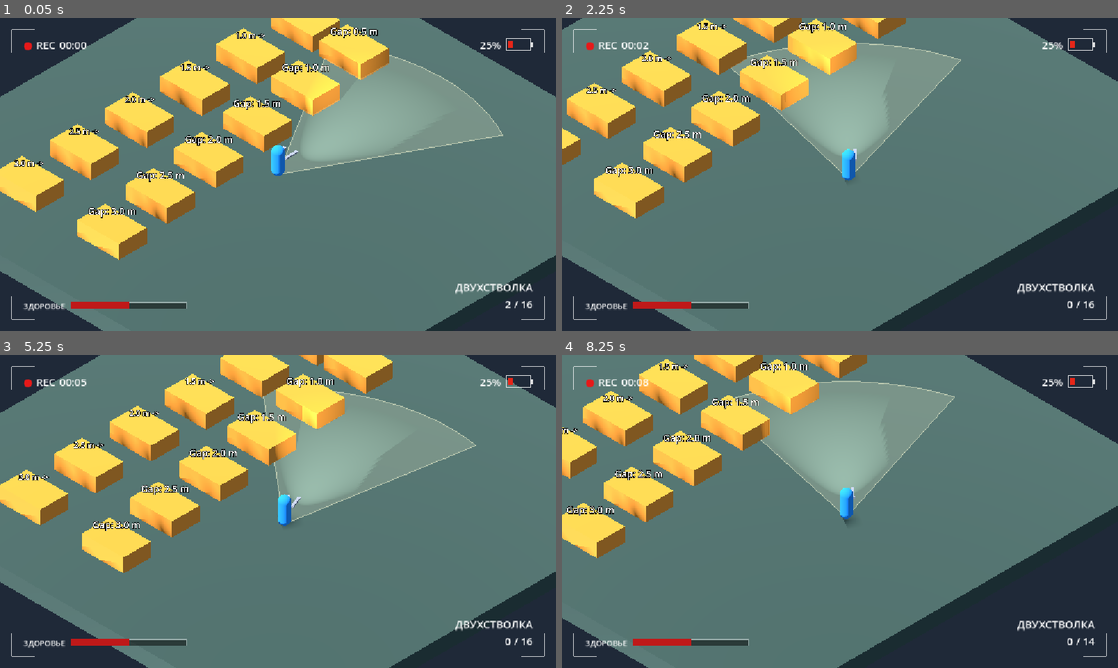
Above: before the commit, frames 1-4 (two rows, left to right).
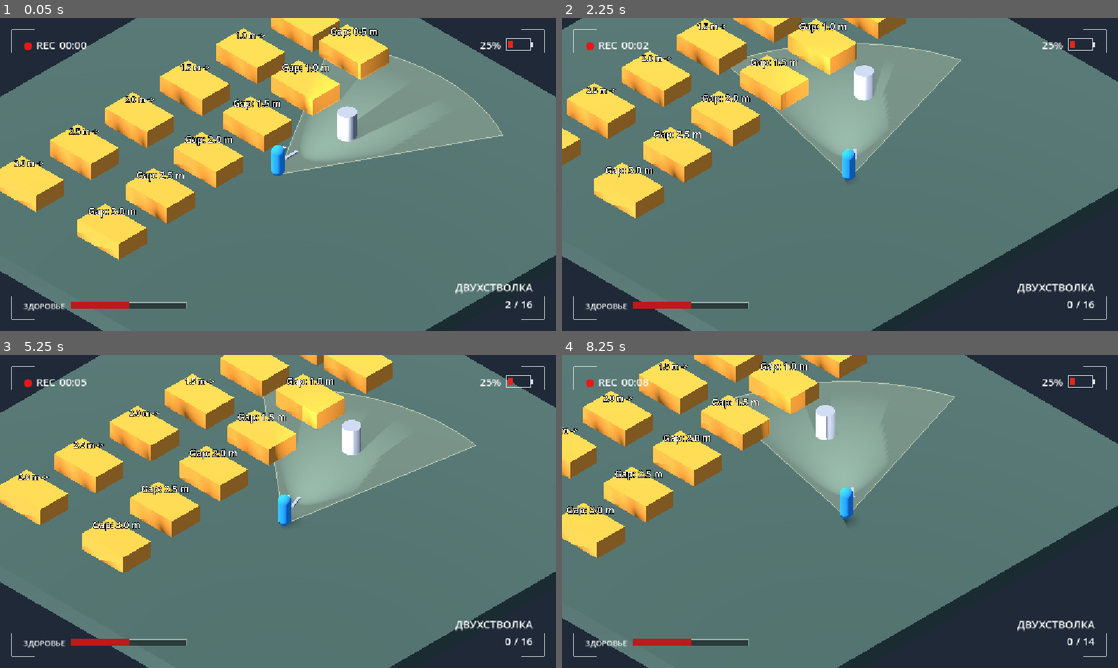
Above: after the commit, the same moments.

Repository: AnckerStudios/the-camera-game
Game: Godot game, scene res://scene/misha_v1.tscn
Two runs of this game, one before a commit and one after it. Both use one fixed random seed, a clock stepped at 60 frames per second and the inputs below.
Inputs (mouse positions are in pixels of both pictures, inside the frame that each line leads up to):
- Up to frame 1 (0.05 s): no input
- Up to frame 2 (2.25 s): move the mouse to (962, 158) at 0.52 s; hold D (move_right) 0.53-1.28 s; hold Right mouse button (alt_fire) 0.53-1.28 s; tap Space (jump) at 0.77, 1.52 s; move the mouse to (728, 190) at 1.27 s; hold S (move_backward) 1.28-2.03 s; tap Shift (dash) at 1.35 s; move the mouse to (895, 105) at 2.02 s; press the mouse at (895, 105) at 2.03 s; hold D (move_right) from 2.03 s (still down)
- Up to frame 3 (5.25 s): move the mouse to (250, 574) at 2.77 s; release D (move_right) at 2.78 s; release the mouse at (250, 574) at 2.78 s; hold W (move_forward) 2.78-3.53 s; tap Q (weapon_next) at 2.85 s; tap Space (jump) at 3.02, 3.77, 4.52 s; move the mouse to (444, 558) at 3.52 s; hold Mouse wheel up (weapon_prev) 3.53-4.28 s; hold A (move_left) 3.53-5.03 s; move the mouse to (111, 464) at 4.27 s; right-click (111, 464) at 4.35 s; move the mouse to (305, 511) at 5.02 s; hold S (move_backward) from 5.03 s (still down); tap Shift (dash) at 5.1 s
- Up to frame 4 (8.25 s): move the mouse to (756, 433) at 5.77 s; release S (move_backward) at 5.78 s; hold D (move_right) 5.78-6.53 s; click (756, 433) at 5.85 s; tap Space (jump) at 6.02, 6.77, 7.52 s; move the mouse to (962, 495) at 6.52 s; hold W (move_forward) 6.53-7.28 s; hold Q (weapon_next) 6.53-7.28 s; move the mouse to (728, 527) at 7.27 s; hold D (move_right) 7.28-8.03 s; tap Mouse wheel up (weapon_prev) at 7.35 s; move the mouse to (895, 442) at 8.02 s; hold S (move_backward) from 8.03 s (still down); hold Right mouse button (alt_fire) from 8.03 s (still down)

The runs differ from the first frame. In frame 1, 0.7% of the frame differs, in the area x 60-71%, y 28-40%; in frame 2, 0.4%; in frame 3, 0.4%; in frame 4, 0.5%.

Commit message:
вернуть, что врагов не видно вне конуса

Diff:
--- a/gamelogic/view_cone.gd
+++ b/gamelogic/view_cone.gd
@@ -10,6 +10,7 @@
 const CONE_FLOOR_OFFSET := 0.02
 
 func _ready() -> void:
+	add_to_group(&"visibility_cones")
 	add_child(_create_cone_mesh())
 	add_child(_create_cone_light())
 
@@ -64,3 +65,16 @@
 	light.light_energy = 3.0
 	light.shadow_enabled = true
 	return light
+
+
+## Проверяет дальность и угол относительно направления взгляда на плоскости земли.
+func contains_world_point(world_position: Vector3) -> bool:
+	var direction := world_position - global_position
+	direction.y = 0.0
+	if direction.length_squared() > cone_range * cone_range:
+		return false
+	if direction.is_zero_approx():
+		return true
+	var forward := -global_basis.z
+	forward.y = 0.0
+	return forward.normalized().dot(direction.normalized()) >= cos(deg_to_rad(cone_angle * 0.5))
--- a/gamelogic/weapon/damage_dummy.gd
+++ b/gamelogic/weapon/damage_dummy.gd
@@ -10,3 +10,21 @@
 	print("%s: -%.0f от %s, осталось %.0f" % [name, amount, source.name, hp])
 	if hp <= 0.0:
 		queue_free()
+
+
+## Видимость не отключает коллизию и возможность получать урон.
+func _ready() -> void:
+	_update_cone_visibility()
+
+func _process(_delta: float) -> void:
+	_update_cone_visibility()
+
+func _update_cone_visibility() -> void:
+	var cones := get_tree().get_nodes_in_group(&"visibility_cones")
+	# Сцены без конуса сохраняют обычное отображение мишени.
+	var inside := cones.is_empty()
+	for cone in cones:
+		if cone.contains_world_point(global_position):
+			inside = true
+			break
+	visible = inside
--- a/scene/misha_v1.tscn
+++ b/scene/misha_v1.tscn
@@ -3,6 +3,7 @@
 [ext_resource type="PackedScene" uid="uid://kmwuw8pmi1bl" path="res://scene/player.tscn" id="1"]
 [ext_resource type="Script" uid="uid://depwexin4lwf1" path="res://gamelogic/isometric_camera.gd" id="2"]
 [ext_resource type="PackedScene" uid="uid://chrnas5w2mwst" path="res://ui/hud/hud.tscn" id="7_hud"]
+[ext_resource type="Script" uid="uid://cmkrno3x3fyie" path="res://gamelogic/weapon/damage_dummy.gd" id="8_dummy"]
 
 [sub_resource type="Environment" id="Environment"]
 background_mode = 1
@@ -29,6 +30,10 @@
 [sub_resource type="BoxMesh" id="TestPlatformMesh"]
 size = Vector3(3, 1, 2)
 
+[sub_resource type="BoxShape3D" id="DummyShape"]
+
+[sub_resource type="CylinderMesh" id="DummyMesh"]
+
 [node name="MishaV1" type="Node3D" unique_id=1632283159]
 
 [node name="WorldEnvironment" type="WorldEnvironment" parent="." unique_id=2136058302]
@@ -269,3 +274,13 @@
 mesh = SubResource("TestPlatformMesh")
 
 [node name="HUD" parent="." unique_id=1458729086 instance=ExtResource("7_hud")]
+
+[node name="Dummy1" type="StaticBody3D" parent="." unique_id=1316338027]
+transform = Transform3D(1, 0, 0, 0, 1, 0, 0, 0, 1, 0, 0.5, -5)
+script = ExtResource("8_dummy")
+
+[node name="Shape" type="CollisionShape3D" parent="Dummy1" unique_id=830365736]
+shape = SubResource("DummyShape")
+
+[node name="Mesh" type="MeshInstance3D" parent="Dummy1" unique_id=1282717430]
+mesh = SubResource("DummyMesh")
